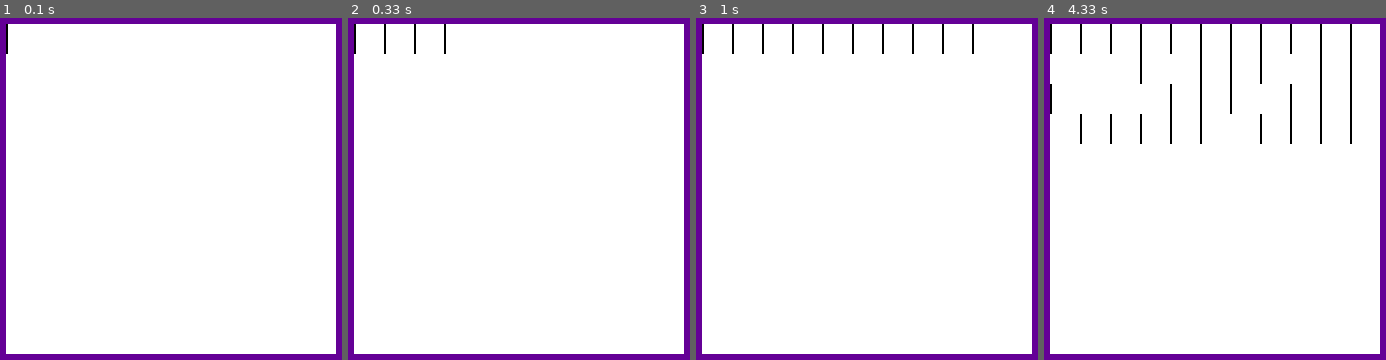
Above: before the commit, frames 1-4 (left to right).
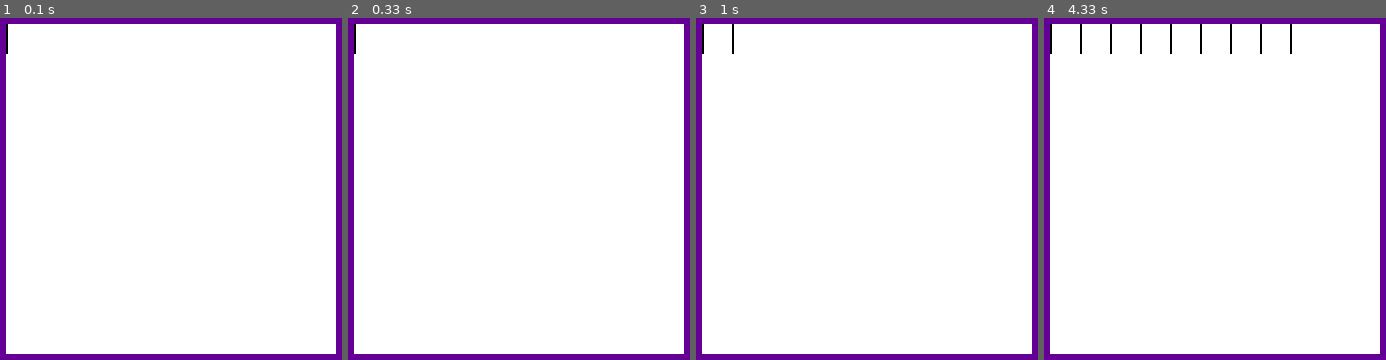
Above: after the commit, the same moments.

Repository: philip-dave/pygame-maze
Game: pygame game, started from maze.py
The game is run twice, just before and just after one commit, with the same random seed, the same clock (stepped at 60 frames per second) and the same inputs.
Inputs:
- Up to frame 1 (0.1 s): no input
- Up to frame 2 (0.33 s): no input
- Up to frame 3 (1 s): no input
- Up to frame 4 (4.33 s): no input

Frame 1 is identical in both runs. In frame 2, 0.2% of the frame differs, in the area x 10-29%, y 1-11%; in frame 3, 0.4%; in frame 4, 1.2%, in the area x 1-91%, y 1-37%.

Commit message:
Adding a bunch of logging, slowing down the timeout, randomizing position initialization

Diff:
--- a/create_maze.py
+++ b/create_maze.py
@@ -1,5 +1,6 @@
 import pygame
 from random import randint
+import pdb
 
 neighbour_list = {1:"top",2:"bottom",3:"left",4:"right"}
 class Maze(pygame.sprite.Sprite):
@@ -19,50 +20,69 @@
         top = [position[0],position[1]-1]
         bottom = [position[0],position[1]+1]
 
+        # pdb.set_trace()
+
+        print(f"Left: [{left[0]},{left[1]}], Right: [{right[0]},{right[1]}], Top: [{top[0]},{top[1]}], Bottom: [{bottom[0]},{bottom[1]}]")
+
         if left not in self.maze and left[0]>=0 and left not in self.frontier:
+            print("Set Left 1")
             self.frontier.append(left)
             neighbor_set.append(left)
         elif left[0]>=0:
+            print("Set Left 2")
             neighbor_set.append(left)
         if right not in self.maze and right[0]<self.max-1 and right not in self.frontier:
+            print("Set Right 1")
             self.frontier.append(right)
             neighbor_set.append(right)
         elif right[0]<self.max-1:
+            print("Set Right 2")
             neighbor_set.append(right)
         if top not in self.maze and top[1]>=0 and top not in self.frontier:
+            print("Set Top 1")
             self.frontier.append(top)
             neighbor_set.append(top)
         elif top[1]>=0:
+            print("Set Top 2")
             neighbor_set.append(top)
         if bottom not in self.maze and bottom[1]!=self.max-1 and bottom not in self.frontier:
+            print("Set Bottom 1")
             self.frontier.append(bottom)
             neighbor_set.append(bottom)
         elif position[1]<self.max-1:
+            print("Set Bottom 2")
             neighbor_set.append(bottom)
         return neighbor_set
 
 
     def get_random_neighbour(self,neighbours):
-        return neighbours[randint(0,len(neighbours)-1)]
+        new_neighbours = neighbours[randint(0,len(neighbours)-1)]
+        # print(new_neighbours)
+        return new_neighbours
 
     def remove_walls(self,cell,neighbour):
+        # print(f"Cell: [{cell[0]}, {cell[1]}], Neighbour: [{neighbour[0]}, {neighbour[1]}]")
         if cell[0]-1==neighbour[0]:
+            # print(f"First: {cell[0]-1} : {neighbour[0]}")
             self.grid[cell[0]][cell[1]].walls[0] = 0
             self.grid[neighbour[0]][neighbour[1]].walls[1] = 0
         elif cell[0]+1==neighbour[0]:
+            # print(f"Second:  {cell[0]+1} : {neighbour[0]}")
             self.grid[cell[0]][cell[1]].walls[1] = 0
             self.grid[neighbour[0]][neighbour[1]].walls[0] = 0
         elif cell[1]-1==neighbour[1]:
+            # print(f"Third:  {cell[1]-1} : {neighbour[1]}")
             self.grid[cell[0]][cell[1]].walls[2] = 0
             self.grid[neighbour[0]][neighbour[1]].walls[3] = 0
         elif cell[1]+1==neighbour[1]:
+            # print(f"Fourth:  {cell[0]+1} : {neighbour[1]}")
             self.grid[cell[0]][cell[1]].walls[3] = 0
             self.grid[neighbour[0]][neighbour[1]].walls[2] = 0
 
 
     def create_maze(self):
-        position = [5,5]
-        self.maze.append([5,5])
+        position = [randint(1, 8), randint(1, 8)]
+        self.maze.append(position)
 
         neighbours = self.get_new_frontier(position)
         while len(self.frontier)>0:
--- a/maze.py
+++ b/maze.py
@@ -30,7 +30,7 @@
     all_cells.update()
     all_cells.draw(screen)
     pygame.display.update()
-    sleep(0.1)
+    sleep(0.5)
 
 
 #height, width, and colour numeric values
Not shown, added: .gitignore
